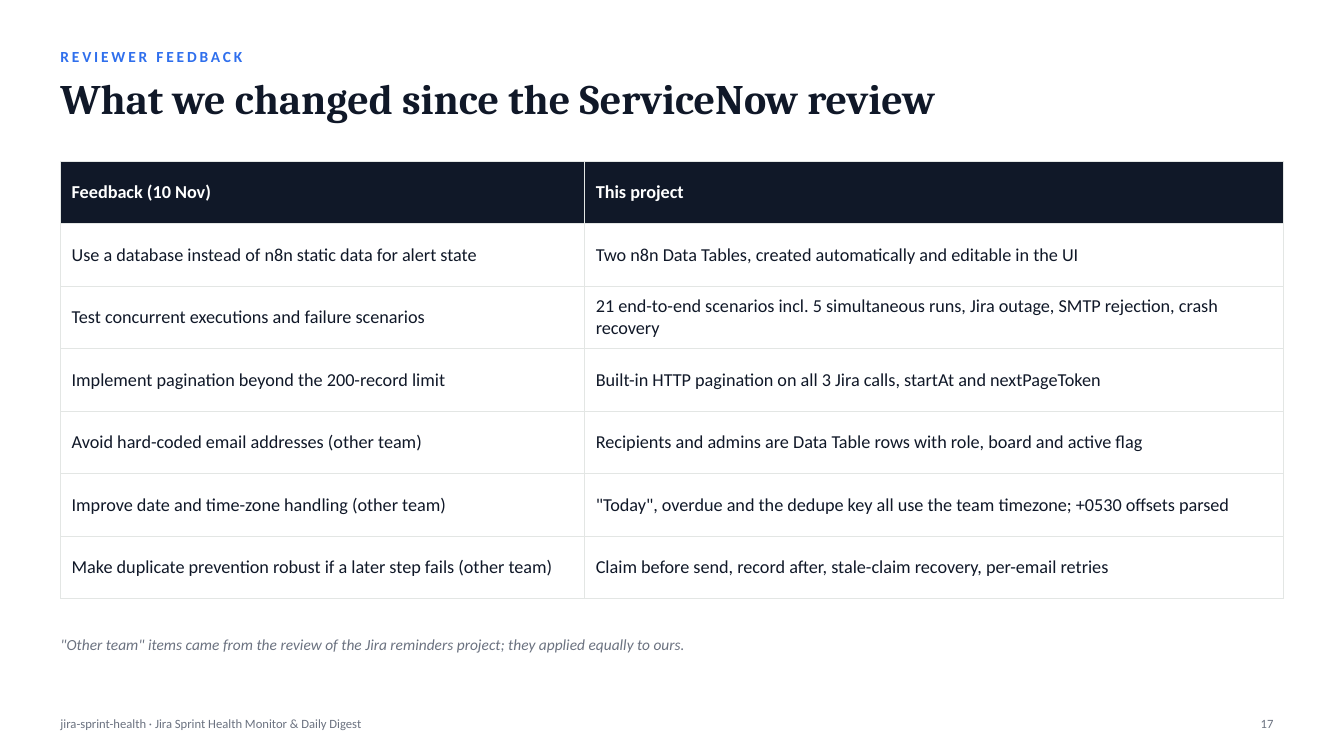
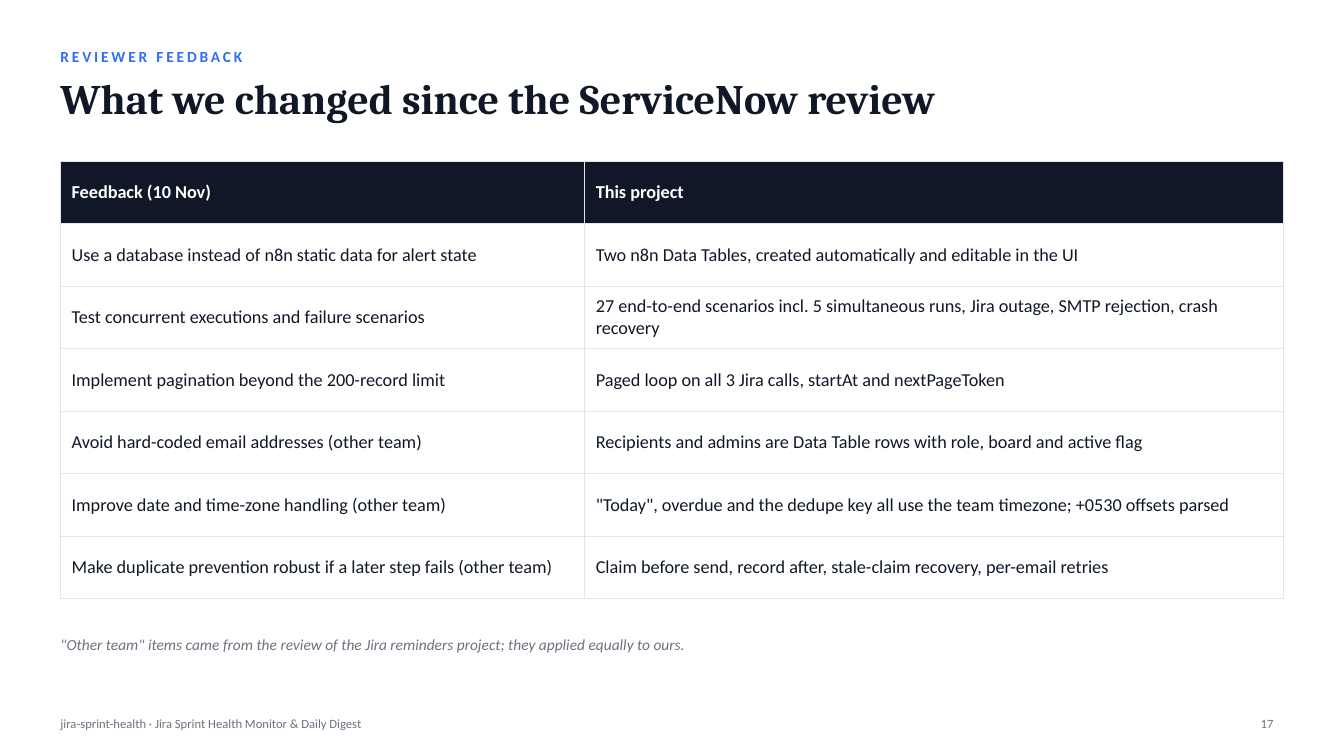
Before and after one commit to Chethan616/jira-sprint-health-n8n, a slide deck: slide 17 of deck/Jira-Sprint-Health-Monitor.pptx. Drawn at 1344x756 pixels with LibreOffice and Linux fonts; fonts in the diff are those of the drawing. Boxes give left, top, right and bottom in pixels: in the first picture for what was removed or moved away, otherwise in the second. Text is boxed around its words. In the diff, an @@ line names an element or a change of style, - is before the commit and + after.

Commit message:
Address review feedback: account ids, multi-board routing, config validation, story points, rate limits, timezone check
- Workload grouped by Jira accountId; shared display names shown as "Name (…1a2b)"
- Sprints listed on several boards reach every board's subscribers once (sprintBoardRouting)
- src/validate.js: required values, ranges, URL, IANA timezone, API limits; runs in the
  Config node and at build time; workflow timezone must match Config.timezone
- Story-point progress alongside issue count (progressBasis, coverage guard, trend)
- Jira GET sub-workflow (src/jira-paging.js): Retry-After / X-RateLimit-Reset, exponential
  backoff with jitter, no retry on other 4xx; Jira errors reach the admin alert
- scripts/live-check.js: read-only pre-flight against a live Jira site
- INSTRUCTIONS.md replaces jira_ins.txt; docs, sample digest and detailed deck updated
- Tests: 28/28 unit, 27/27 end-to-end (n8n 2.48.8); live run on Jira Cloud + Gmail recorded

```diff
--- a/deck/Jira-Sprint-Health-Monitor.pptx
+++ b/deck/Jira-Sprint-Health-Monitor.pptx
@@ table at [60, 161, 1284, 599] @@
-row 3, column 2: 21 end-to-end scenarios incl. 5 simultaneous runs, Jira outage, SMTP rejection, crash recovery
+row 3, column 2: 27 end-to-end scenarios incl. 5 simultaneous runs, Jira outage, SMTP rejection, crash recovery
-row 4, column 2: Built-in HTTP pagination on all 3 Jira calls, startAt and nextPageToken
+row 4, column 2: Paged loop on all 3 Jira calls, startAt and nextPageToken
```
Also in this commit, not shown: 10 other slides changed, 4 slides added, 25 other files.
